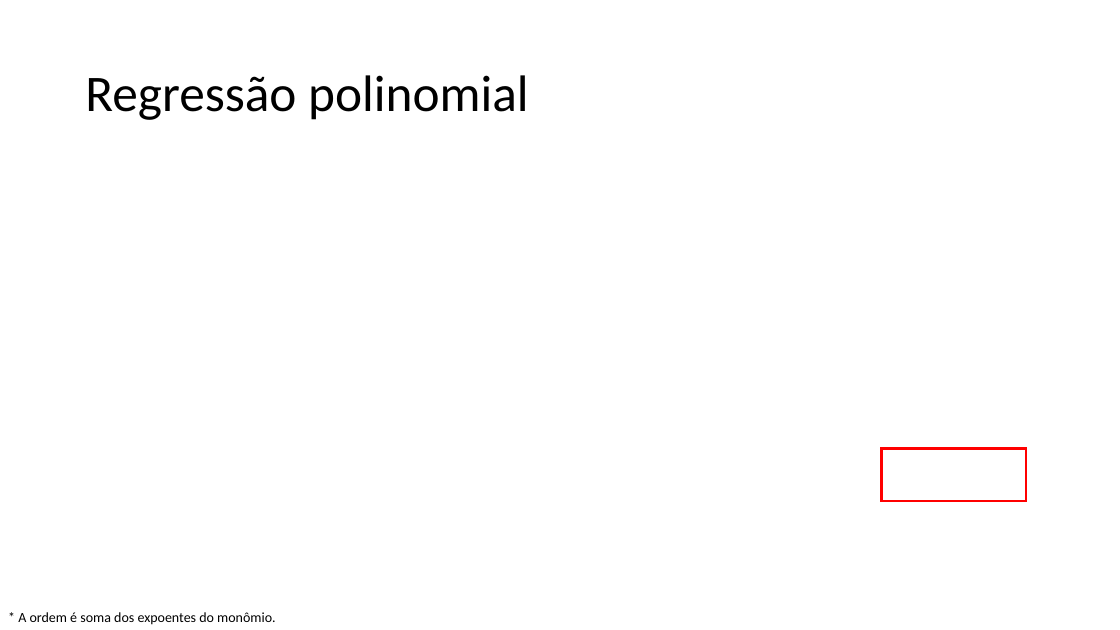
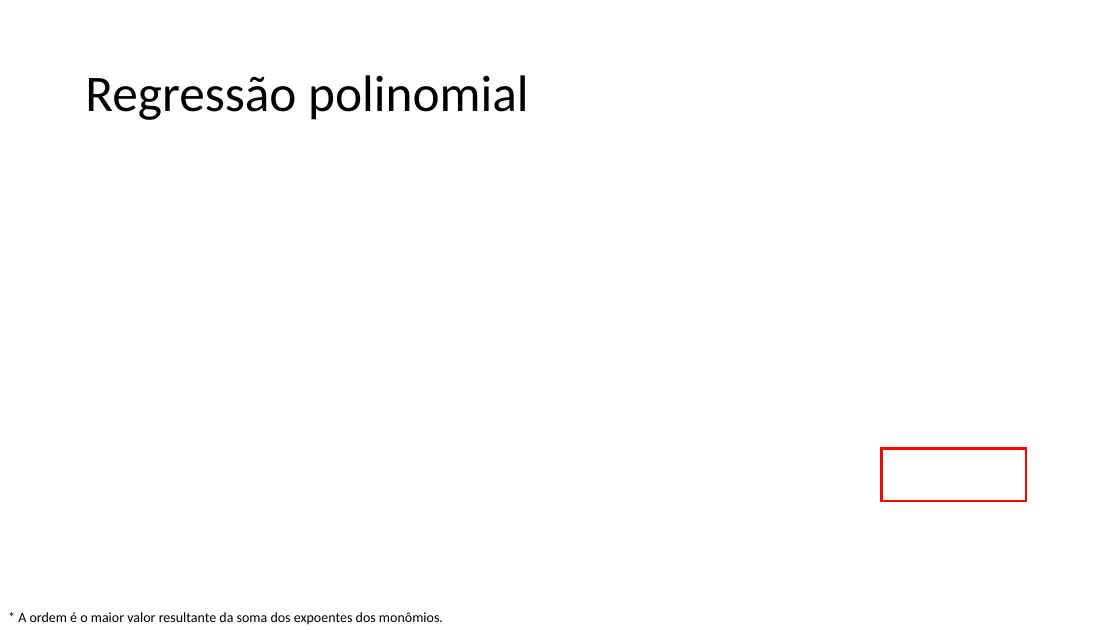
Before and after one commit to zz4fap/t319_aprendizado_de_maquina, a slide deck: slide 14 of slides/T319_Regressão_Linear (Parte IV).pptx. Drawn at 1120x630 pixels with LibreOffice and Linux fonts; fonts in the diff are those of the drawing; grey boxes stand for pictures. Boxes give left, top, right and bottom in pixels: in the first picture for what was removed or moved away, otherwise in the second. Text is boxed around its words. In the diff, an @@ line names an element or a change of style, - is before the commit and + after.

```diff
--- a/slides/T319_Regressão_Linear (Parte IV).pptx
+++ b/slides/T319_Regressão_Linear (Parte IV).pptx
@@ text at (x1=18, y1=612, x2=443, y2=625): text changed @@
-* A ordem é soma dos expoentes do monômio.
+* A ordem é o maior valor resultante da soma dos expoentes dos monômios.
```
Also in this commit, not shown: 8 other slides changed, 1 other file.
